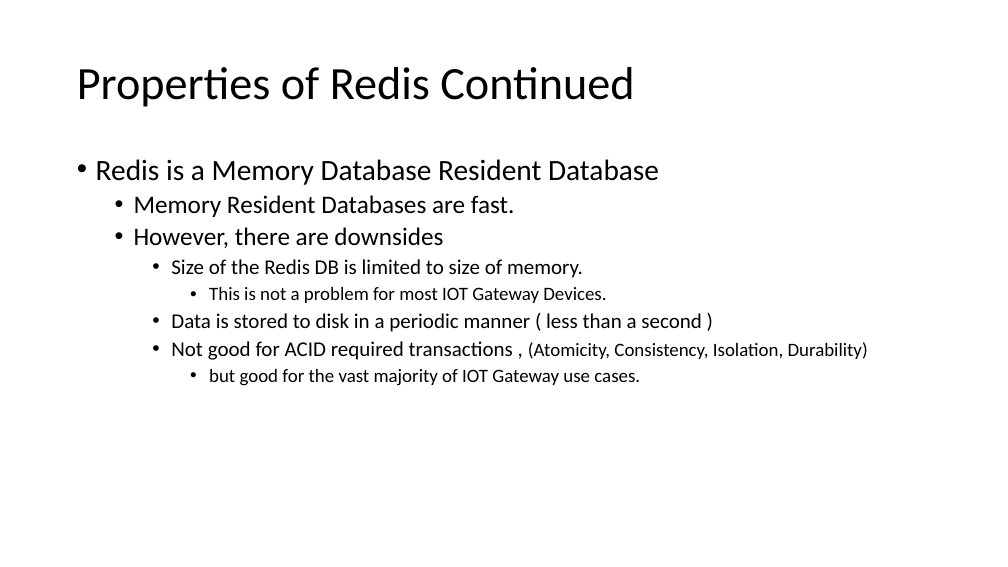
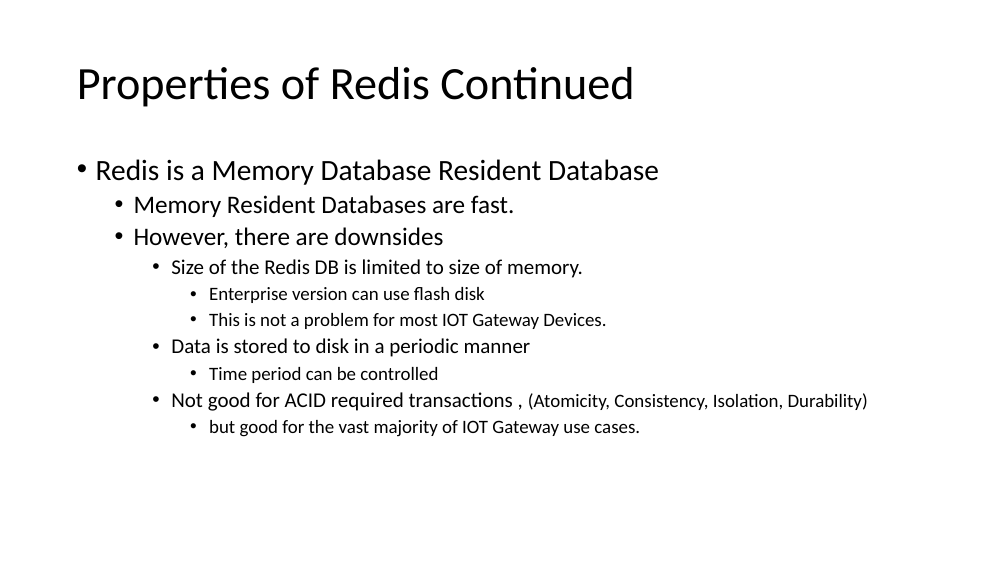
Before and after one commit to NanoDataCenter/nano_data_center, a slide deck: slide 4 of presentations/session_2/Redis Data Base.pptx. Drawn at 1008x567 pixels with LibreOffice and Linux fonts; fonts in the diff are those of the drawing. Boxes give left, top, right and bottom in pixels: in the first picture for what was removed or moved away, otherwise in the second. Text is boxed around its words. In the diff, an @@ line names an element or a change of style, - is before the commit and + after.

```diff
--- a/presentations/session_2/Redis Data Base.pptx
+++ b/presentations/session_2/Redis Data Base.pptx
@@ text at (209,287,485,303): paragraph added @@
+      • Enterprise version can use flash disk
@@ text at (171,338,531,383): text changed @@
-    • Data is stored to disk in a periodic manner ( less than a second )
+    • Data is stored to disk in a periodic manner
+      • Time period can be controlled
```
Also in this commit, not shown: 4 other slides changed, 3 other files.
